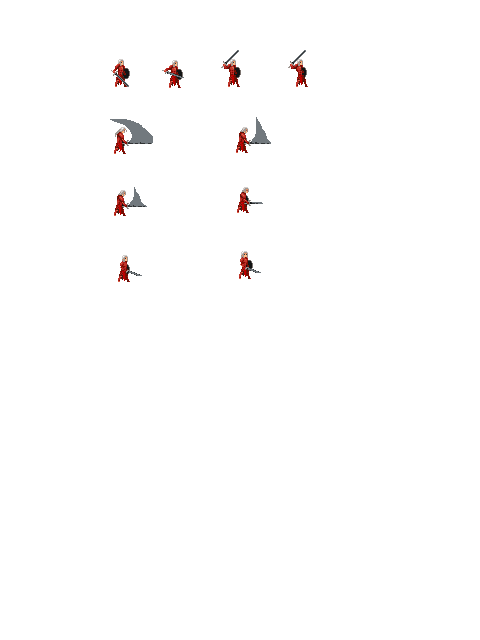
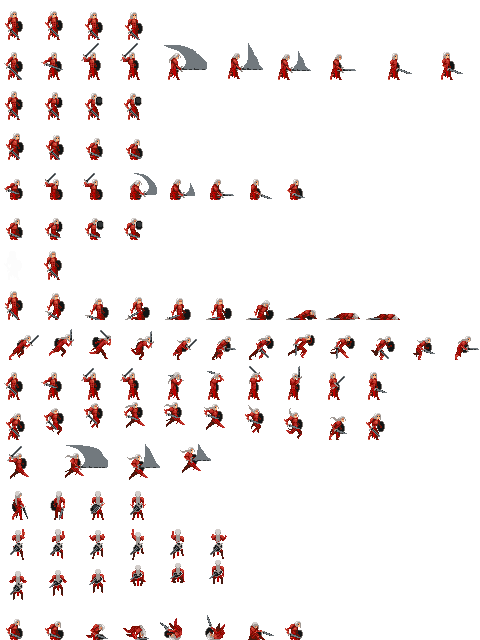
Comparing the layer stacks of the two 480 x 640 images. Changes:
hid "Layer 2" over bbox(110, 50, 308, 282)
added layer "Layer 5" over bbox(4, 11, 479, 640)
